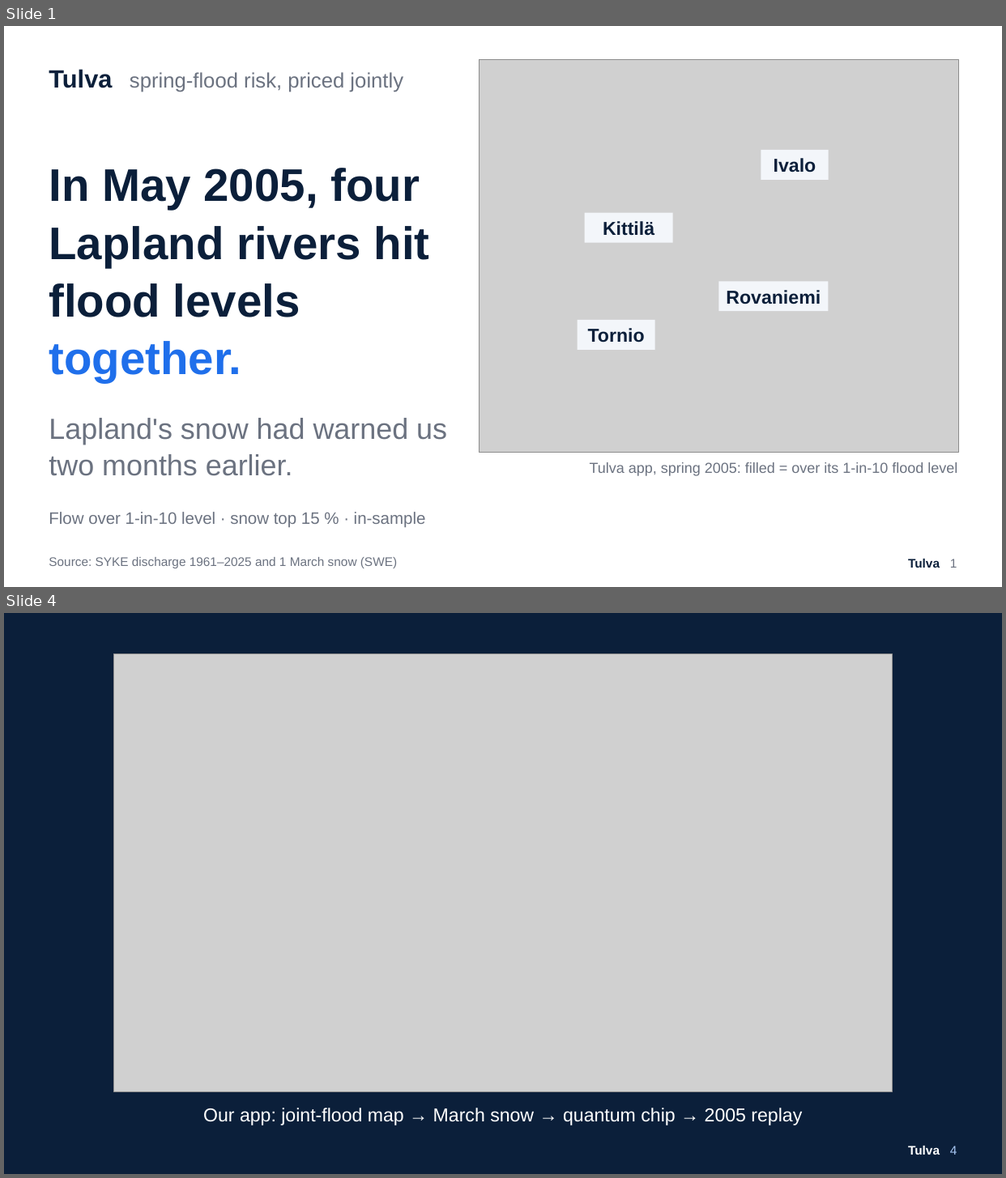
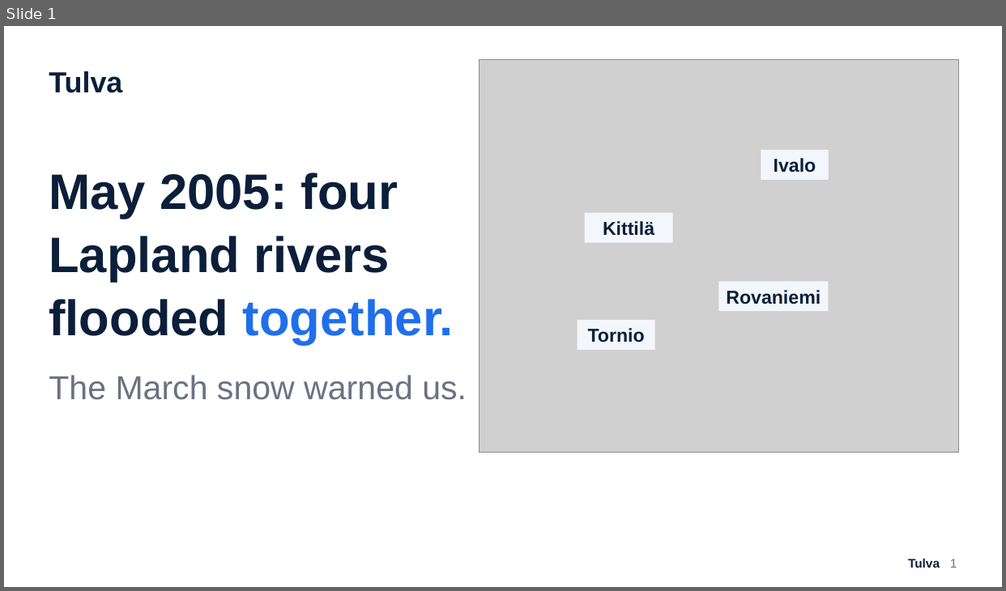
Before and after one commit to Zawaer/tulva, a slide deck: deck/Tulva_QxF2026.pptx. Shown one above the other, each under a label of ours: slides 1 and 4 before the commit, slide 1 after it; the slides between them are not shown. The pictures are 1006x1178 and 1006x591 pixels, drawn with LibreOffice and Linux fonts; fonts in the diff are those of the drawing; grey boxes stand for pictures. Boxes give left, top, right and bottom in pixels: in the first picture for what was removed or moved away, otherwise in the second. Text is boxed around its words. In the diff, an @@ line names an element or a change of style, - is before the commit and + after.

```diff
--- a/deck/Tulva_QxF2026.pptx
+++ b/deck/Tulva_QxF2026.pptx
@@ slide 4 removed at [4, 613, 1002, 1174], background #FFFFFF @@
@@ rectangle removed at [4, 613, 1002, 1174] @@
@@ picture removed at [114, 654, 893, 1093] @@
@@ text removed at [203, 1108, 802, 1126] @@
-Our app: joint-flood map → March snow → quantum chip → 2005 replay
@@ text removed at [908, 1146, 957, 1155] @@
-Tulva 4
@@ slide 1 changed as well @@
@@ text at [49, 71, 122, 93]: text changed; size 20 to 28 pt; text colour #6B7280 to #0B1F3A; bold on @@
-Tulva spring-flood risk, priced jointly
+Tulva
@@ text at [49, 173, 454, 344]: text changed; size 44 to 48 pt; text colour #6B7280 to #0B1F3A; bold on @@
-In May 2005, four Lapland rivers hit flood levels together.
-Lapland's snow had warned us two months earlier.
-Flow over 1-in-10 level · snow top 15 % · in-sample
+May 2005: four Lapland rivers flooded together.
@@ text added at [49, 375, 467, 400], 32 pt, text #6B7280 @@
+The March snow warned us.
@@ text removed at [590, 463, 957, 476] @@
-Tulva app, spring 2005: filled = over its 1-in-10 flood level
@@ text removed at [49, 557, 397, 569] @@
-Source: SYKE discharge 1961–2025 and 1 March snow (SWE)
```
Also in this commit, not shown: 6 other slides changed, 4 slides added, 1 other slide removed, 19 other files.
